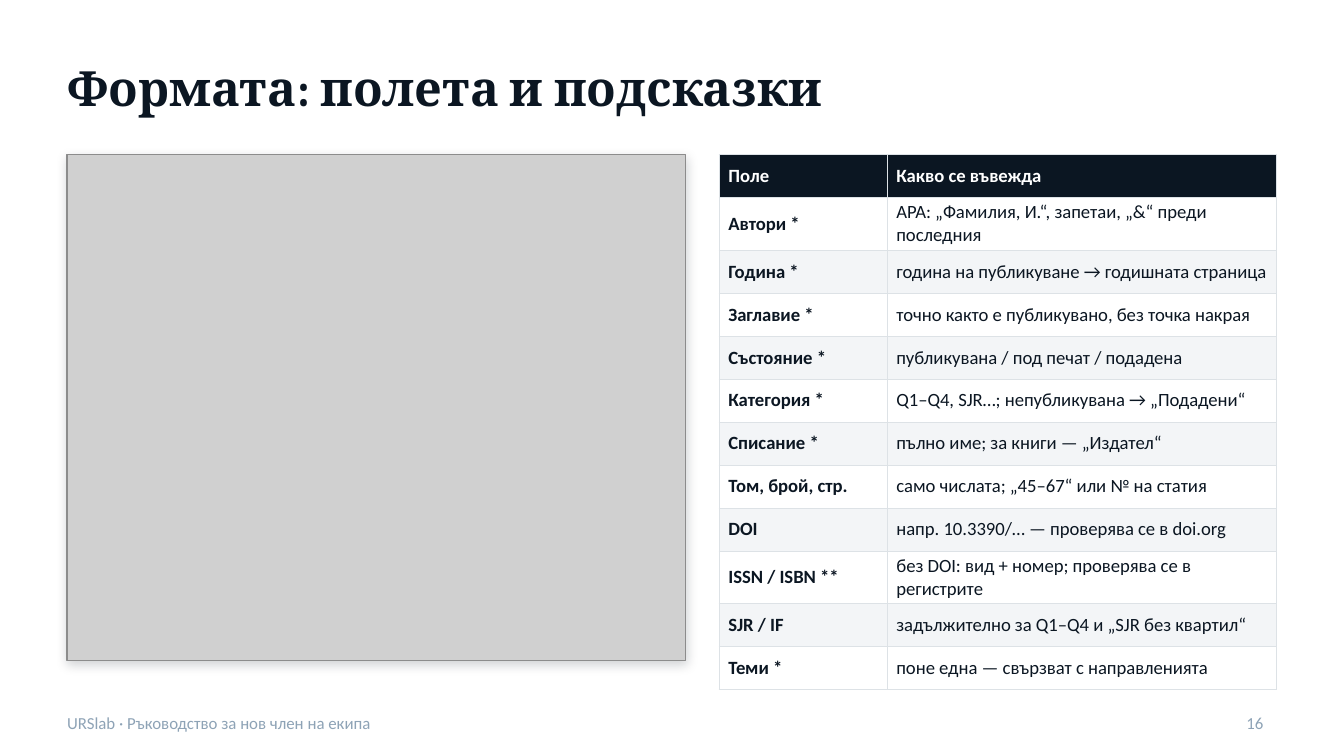
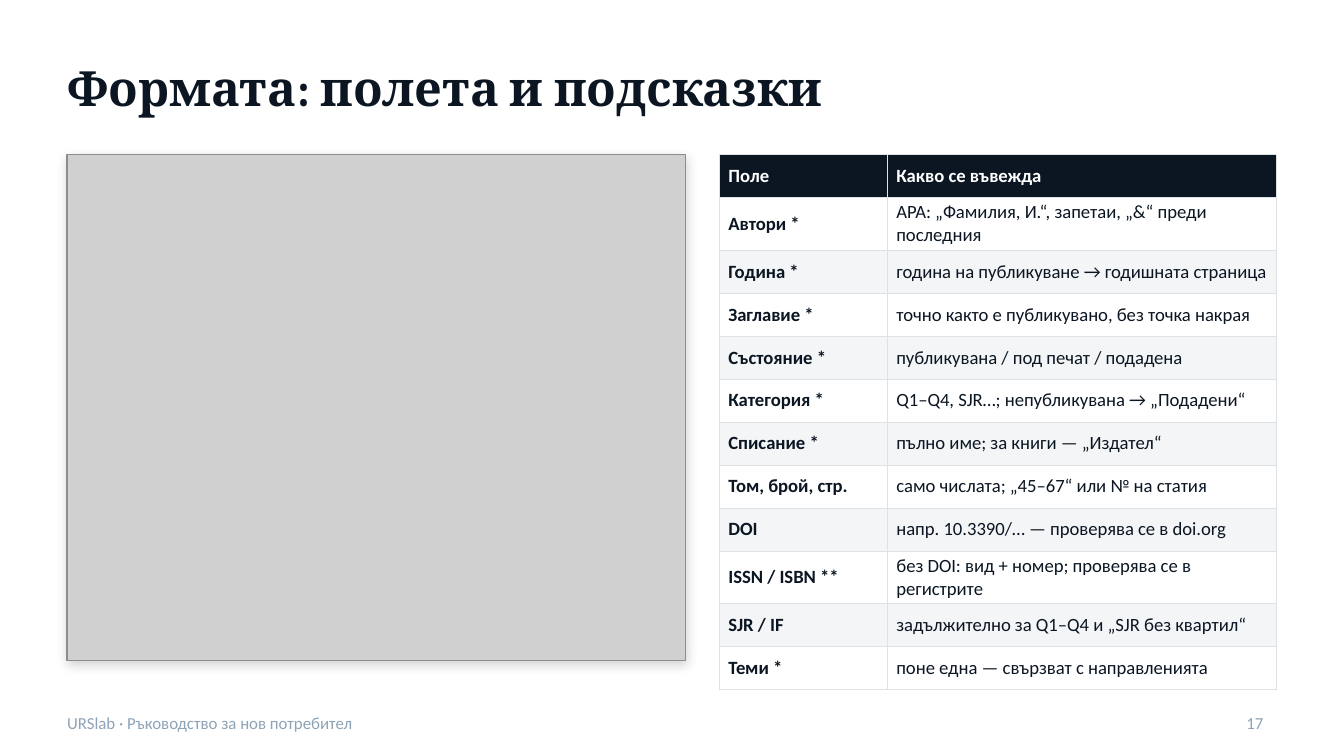
Before and after one commit to urslab-irbas/urslab-site, a slide deck: slide 17 of public/docs/URSlab-rakovodstvo.pptx (slide 16 before the commit). Drawn at 1344x756 pixels with LibreOffice and Linux fonts; fonts in the diff are those of the drawing; grey boxes stand for pictures. Boxes give left, top, right and bottom in pixels: in the first picture for what was removed or moved away, otherwise in the second. Text is boxed around its words. In the diff, an @@ line names an element or a change of style, - is before the commit and + after.

```diff
--- a/public/docs/URSlab-rakovodstvo.pptx
+++ b/public/docs/URSlab-rakovodstvo.pptx
@@ text at bbox=[67, 717, 352, 732]: text changed @@
-URSlab · Ръководство за нов член на екипа
+URSlab · Ръководство за нов потребител
@@ page number at bbox=[1246, 718, 1263, 729]: text changed @@
-16
+17
```
Also in this commit, not shown: 16 other slides changed, 1 slide added, 27 other files.
